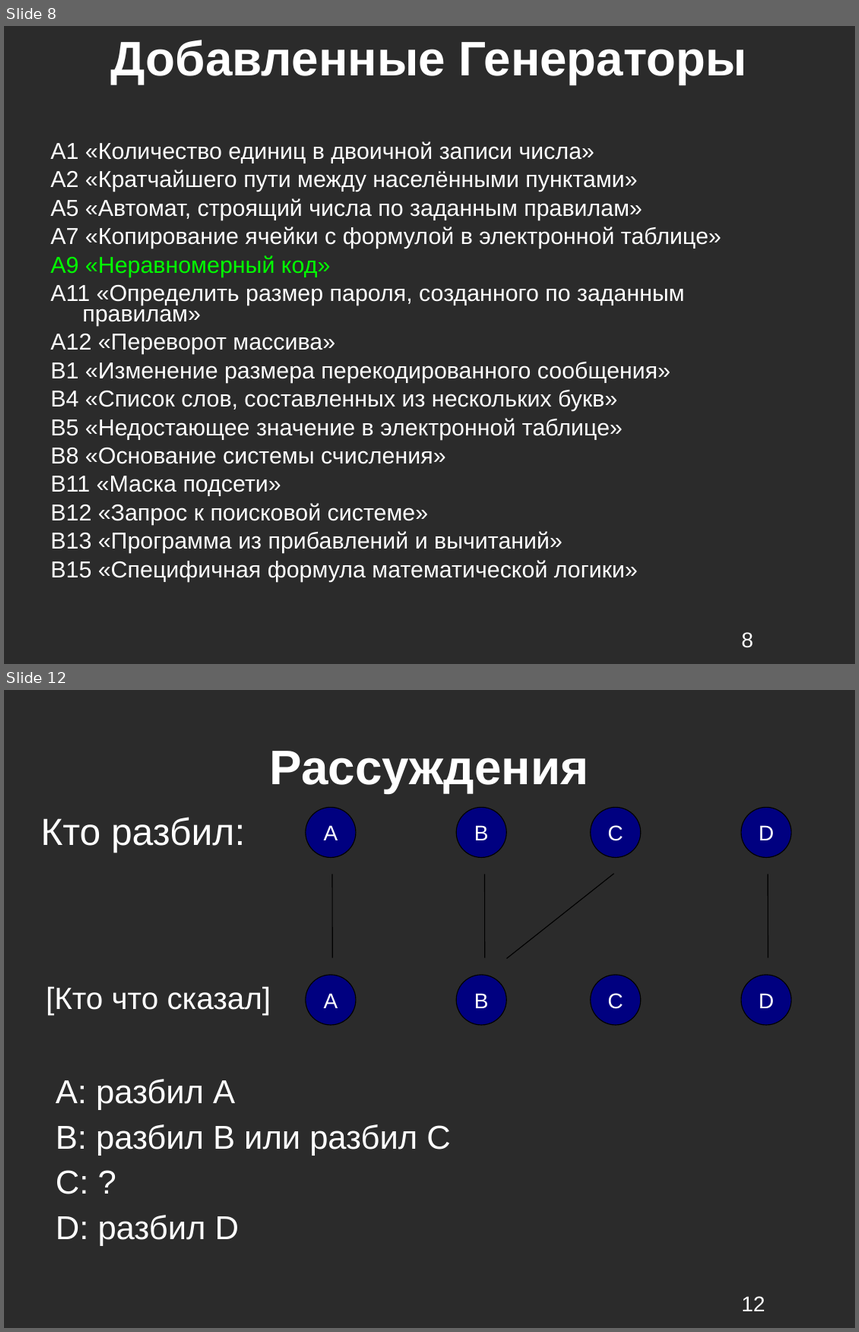
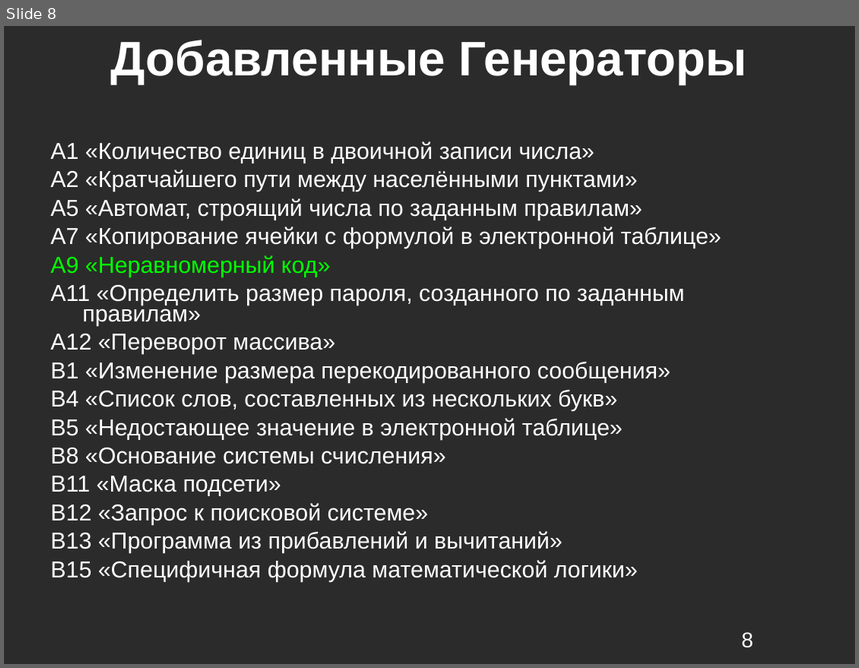
Before and after one commit to kevroletin/Coursework, a slide deck: 4_sem/8403а_Кевролетин_презентация.odp. Shown one above the other, each under a label of ours: slides 8 and 12 before the commit, slide 8 after it; the slides between them are not shown. The pictures are 859x1332 and 859x668 pixels, drawn with LibreOffice and Linux fonts; fonts in the diff are those of the drawing; background and template pictures are left out; a plain dark background stands for a picture behind light text. Boxes give left, top, right and bottom in pixels: in the first picture for what was removed or moved away, otherwise in the second. Text is boxed around its words. In the diff, an @@ line names an element or a change of style, - is before the commit and + after.

```diff
--- a/4_sem/8403а_Кевролетин_презентация.odp
+++ b/4_sem/8403а_Кевролетин_презентация.odp
@@ slide 12 removed at [4,690,855,1328], background picture (left out) @@
@@ title removed at [269,751,588,793] @@
-Рассуждения
@@ line removed from (332, 874) to (332, 958) @@
@@ group removed at [40,808,791,1025]: 8 ellipses, 3 lines, 2 texts @@
-А
-B
-C
-D
-A
-B
-C
-D
-Кто разбил:
-[Кто что сказал]
@@ text removed at [56,1079,450,1246] @@
-A: разбил A
-B: разбил B или разбил С
-C: ?
-D: разбил D
@@ page number removed at [742,1296,766,1312] @@
-12
```
Also in this commit, not shown: 6 slides changed, 2 slides added, 3 other slides removed, 3 other files.
